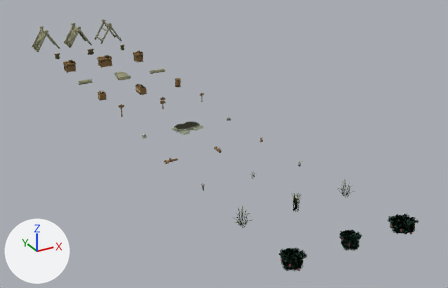
What one commit did to the Blender file art-direction/assets/source-study/source-resources.blend.
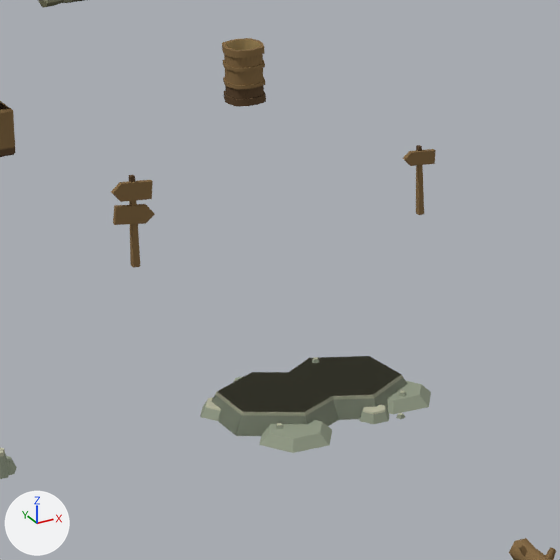
The first picture shows the older version from a 50 mm camera at (-12.7, -17.4, 15.0) aimed at (6.1, 16.9, -2.1). The close-ups show the older and then the newer version on the part from 32% to 49% of the width and 25% to 52% of the height of that picture. Only the edits that show in the close-ups are written down. Every picture has the same lights, and +X, +Y and +Z are marked at lower left.

Names of what the first close-up shows: 'barrel-open', 'rock-flat', 'signpost', 'signpost-single.001' and 4 more.
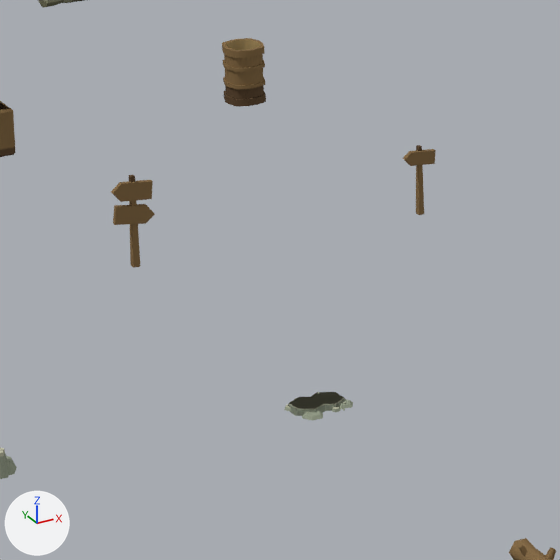
Location of each change, [x1, y1, x2, y2] in pixels of the close-ups (560 x 560 px):
'rock-flat', moved, rescaled (70% narrower, 70% shorter)
    before: [200, 356, 431, 453]
    after: [284, 392, 353, 420]

The edits, one by one:
Object 'rock-flat' (ob_rock_flat) moves from (0.00361, -0.0181, 0.0) to (0.00107, -0.0054, 0.0).
Object 'rock-flat' (ob_rock_flat) is rescaled from (1.13, 1.13, 1.13) to (0.336, 0.336, 0.336).
